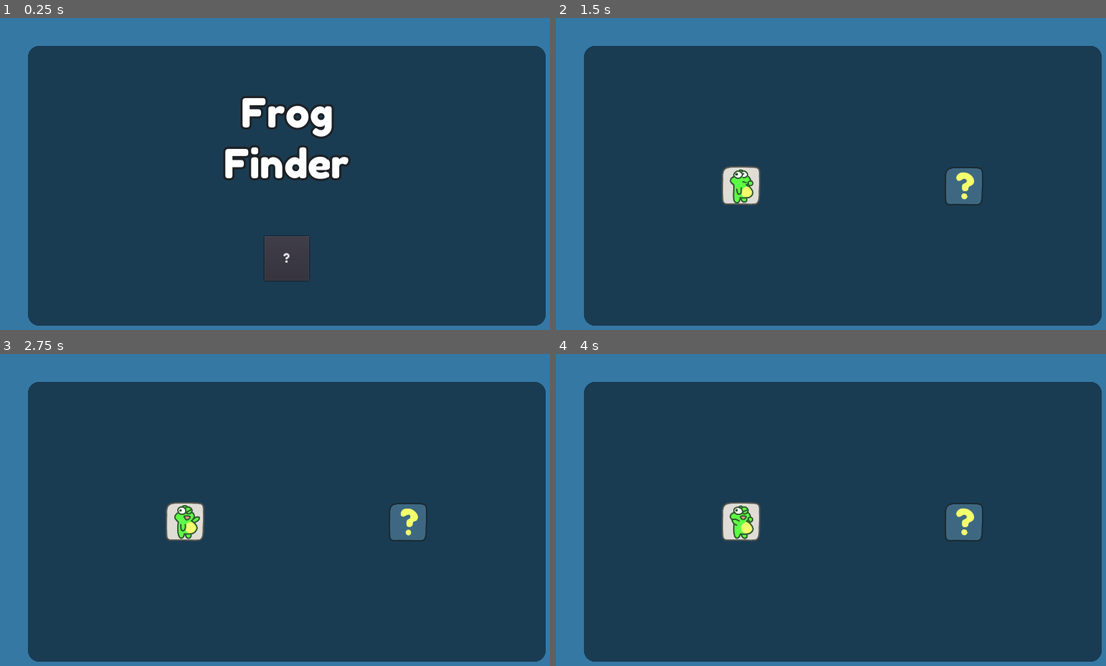
Above: before the commit, frames 1-4 (two rows, left to right).
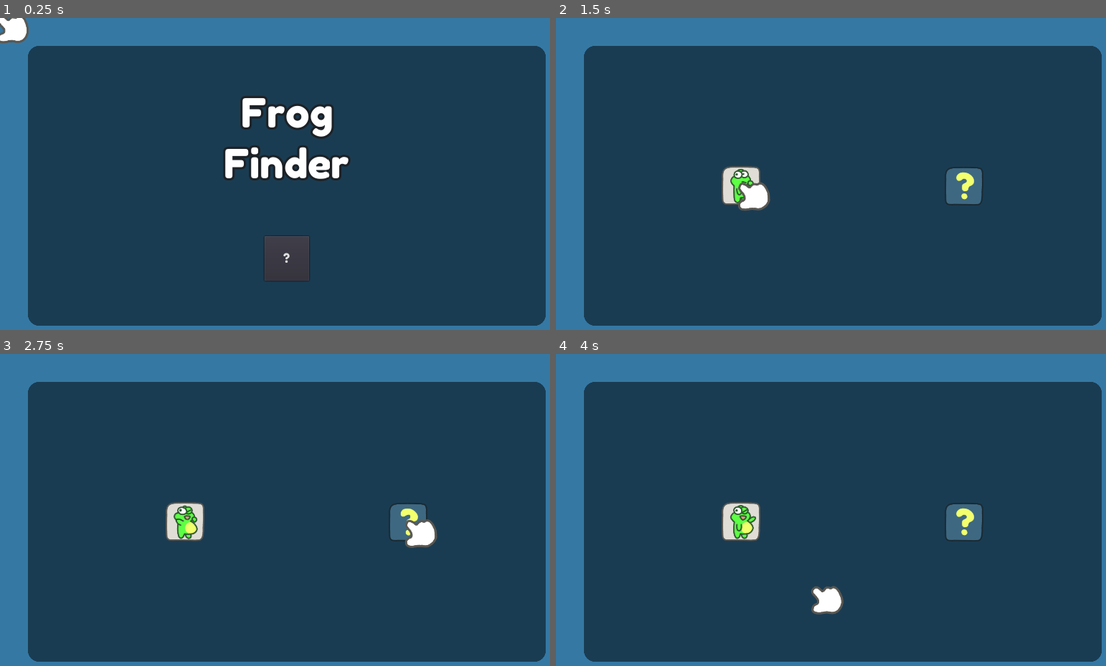
Above: after the commit, the same moments.

Repository: Poobslag/frog-finder
Game: Godot game, scene res://src/main/MainMenu.tscn
The game is run twice, just before and just after one commit, with the same random seed, the same clock (stepped at 60 frames per second) and the same inputs.
Inputs (mouse positions are in pixels of both pictures, inside the frame that each line leads up to):
- Up to frame 1 (0.25 s): no input
- Up to frame 2 (1.5 s): click "?" at 0.5 s; tap Enter at 1.25 s; move the mouse to (743, 186) at 1.27 s; click (743, 186) at 1.42 s
- Up to frame 3 (2.75 s): move the mouse to (407, 522) at 2.02 s; click (407, 522) at 2.17 s
- Up to frame 4 (4 s): move the mouse to (902, 447) at 2.77 s; click (902, 447) at 2.92 s; move the mouse to (814, 588) at 3.52 s; click (814, 588) at 3.67 s

The runs differ from the first frame. In frame 1, 0.4% of the frame differs, in the area x 0-6%, y 0-9%; in frame 2, 0.5%; in frame 3, 0.6%; in frame 4, 0.6%, in the area x 31-53%, y 48-84%.

Commit message:
Added cursor graphic. Extracted WiggleTimer.
Moving the 'wiggle' logic onto WiggleTimer allows it to be reused by
multiple sprites.

Diff:
--- a/project/project.godot
+++ b/project/project.godot
@@ -19,3 +19,7 @@
 
 window/stretch/mode="2d"
 window/stretch/aspect="expand"
+
+[global]
+
+mouse=false
--- a/project/src/main/CardSprite.tscn
+++ b/project/src/main/CardSprite.tscn
@@ -1,7 +1,8 @@
-[gd_scene load_steps=3 format=2]
+[gd_scene load_steps=4 format=2]
 
 [ext_resource path="res://src/main/card-sprite.gd" type="Script" id=1]
 [ext_resource path="res://assets/main/mystery-sheet.png" type="Texture" id=2]
+[ext_resource path="res://src/main/WiggleTimer.tscn" type="PackedScene" id=3]
 
 [node name="CardBack" type="Sprite"]
 position = Vector2( 40, 40 )
@@ -11,8 +12,4 @@
 script = ExtResource( 1 )
 wiggle_frames = [ 0, 1 ]
 
-[node name="WiggleTimer" type="Timer" parent="."]
-wait_time = 0.3
-autostart = true
-
-[connection signal="timeout" from="WiggleTimer" to="." method="_on_WiggleTimer_timeout"]
+[node name="WiggleTimer" parent="." instance=ExtResource( 3 )]
--- a/project/src/main/MainMenu.tscn
+++ b/project/src/main/MainMenu.tscn
@@ -16,6 +16,11 @@
 [ext_resource path="res://assets/main/frog-frame-00-sheet.png" type="Texture" id=14]
 [ext_resource path="res://src/main/card-control.gd" type="Script" id=15]
 [ext_resource path="res://src/main/menu-state.gd" type="Script" id=16]
+[ext_resource path="res://assets/main/hand-sheet.png" type="Texture" id=17]
+[ext_resource path="res://assets/main/finger-sheet.png" type="Texture" id=18]
+[ext_resource path="res://src/main/hand.gd" type="Script" id=19]
+[ext_resource path="res://src/main/hand-sprite.gd" type="Script" id=20]
+[ext_resource path="res://src/main/WiggleTimer.tscn" type="PackedScene" id=21]
 
 [sub_resource type="StyleBoxFlat" id=1]
 bg_color = Color( 0, 0, 0, 0.501961 )
@@ -53,7 +58,6 @@
 _game_over_panel_path = NodePath("../GameOverPanel")
 
 [node name="MainMenuPanel" type="Panel" parent="Content"]
-visible = false
 anchor_right = 1.0
 anchor_bottom = 1.0
 margin_left = 50.0
@@ -101,6 +105,7 @@
 }
 
 [node name="GameplayPanel" type="Panel" parent="Content"]
+visible = false
 anchor_right = 1.0
 anchor_bottom = 1.0
 margin_left = 50.0
@@ -203,6 +208,35 @@
 "_edit_use_anchors_": false
 }
 
+[node name="Hand" type="Control" parent="."]
+margin_right = 80.0
+margin_bottom = 80.0
+mouse_filter = 2
+script = ExtResource( 19 )
+__meta__ = {
+"_edit_use_anchors_": false
+}
+
+[node name="HandSprite" type="Sprite" parent="Hand"]
+position = Vector2( 23, 14 )
+scale = Vector2( 0.5, 0.5 )
+texture = ExtResource( 17 )
+hframes = 4
+vframes = 3
+frame = 5
+script = ExtResource( 20 )
+
+[node name="WiggleTimer" parent="Hand/HandSprite" instance=ExtResource( 21 )]
+
+[node name="FingerSprite" type="Sprite" parent="Hand"]
+position = Vector2( 23, 14 )
+scale = Vector2( 0.5, 0.5 )
+texture = ExtResource( 18 )
+hframes = 4
+vframes = 2
+
+[node name="WiggleTimer" parent="Hand/FingerSprite" instance=ExtResource( 21 )]
+
 [node name="MusicPlayer" type="Node" parent="."]
 script = ExtResource( 8 )
 
--- /dev/null
+++ b/project/src/main/WiggleTimer.tscn
@@ -0,0 +1,8 @@
+[gd_scene load_steps=2 format=2]
+
+[ext_resource path="res://src/main/wiggle-timer.gd" type="Script" id=1]
+
+[node name="WiggleTimer" type="Timer"]
+script = ExtResource( 1 )
+
+[connection signal="timeout" from="." to="." method="_on_timeout"]
--- a/project/src/main/card-sprite.gd
+++ b/project/src/main/card-sprite.gd
@@ -1,18 +1,3 @@
 extends Sprite
 
-const MIN_WIGGLE_TIME := 0.35
-const MAX_WIGGLE_TIME := 0.45
-
 export (Array, int) var wiggle_frames := []
-
-var _wiggle_index := 0
-
-onready var _wiggle_timer := $WiggleTimer
-
-func _on_WiggleTimer_timeout() -> void:
-	if not wiggle_frames:
-		return
-
-	_wiggle_index = (_wiggle_index + 1) % wiggle_frames.size()
-	frame = wiggle_frames[_wiggle_index]
-	_wiggle_timer.wait_time = rand_range(MIN_WIGGLE_TIME, MAX_WIGGLE_TIME)
--- /dev/null
+++ b/project/src/main/hand-sprite.gd
@@ -0,0 +1,38 @@
+extends Sprite
+
+enum State {
+	NONE,
+	THREE_FINGERS,
+	TWO_FINGERS,
+	ONE_FINGER,
+	NO_FINGERS,
+}
+
+var state: int = State.ONE_FINGER setget set_state
+
+var wiggle_frames := []
+
+func _ready() -> void:
+	_refresh_state()
+
+
+func set_state(new_state: int) -> void:
+	state = new_state
+	_refresh_state()
+
+
+func _refresh_state() -> void:
+	if not is_inside_tree():
+		return
+
+	match state:
+		State.NONE:
+			wiggle_frames = [0]
+		State.THREE_FINGERS:
+			wiggle_frames = [1, 2]
+		State.TWO_FINGERS:
+			wiggle_frames = [3, 4]
+		State.ONE_FINGER:
+			wiggle_frames = [5, 6, 7, 8]
+		State.NO_FINGERS:
+			wiggle_frames = [9, 10]
--- /dev/null
+++ b/project/src/main/hand.gd
@@ -0,0 +1,6 @@
+extends Control
+
+
+func _input(event: InputEvent) -> void:
+	if event is InputEventMouse:
+		rect_position = event.position
--- a/project/src/main/menu-state.gd
+++ b/project/src/main/menu-state.gd
@@ -11,6 +11,7 @@
 func _ready() -> void:
 	_hide_panels()
 	_main_menu_panel.visible = true
+	Input.set_mouse_mode(Input.MOUSE_MODE_HIDDEN)
 
 
 func _hide_panels() -> void:
--- /dev/null
+++ b/project/src/main/wiggle-timer.gd
@@ -0,0 +1,20 @@
+extends Timer
+
+const MIN_WIGGLE_TIME := 0.35
+const MAX_WIGGLE_TIME := 0.45
+
+var _wiggle_index := 0
+
+onready var _sprite := get_parent()
+
+func _ready() -> void:
+	start(rand_range(0, MAX_WIGGLE_TIME))
+
+
+func _on_timeout() -> void:
+	if not "wiggle_frames" in _sprite or not _sprite.wiggle_frames:
+		return
+
+	_wiggle_index = (_wiggle_index + 1) % _sprite.wiggle_frames.size()
+	_sprite.frame = _sprite.wiggle_frames[_wiggle_index]
+	wait_time = rand_range(MIN_WIGGLE_TIME, MAX_WIGGLE_TIME)
Binary file added: project/assets/main/finger-sheet.png
Not shown, added: project/assets/main/finger-sheet.png.import
Binary file added: project/assets/main/hand-sheet.png
Not shown, added: project/assets/main/hand-sheet.png.import
Not shown: 1 places in project/src/main/MainMenu.tscn that only renumber resources
